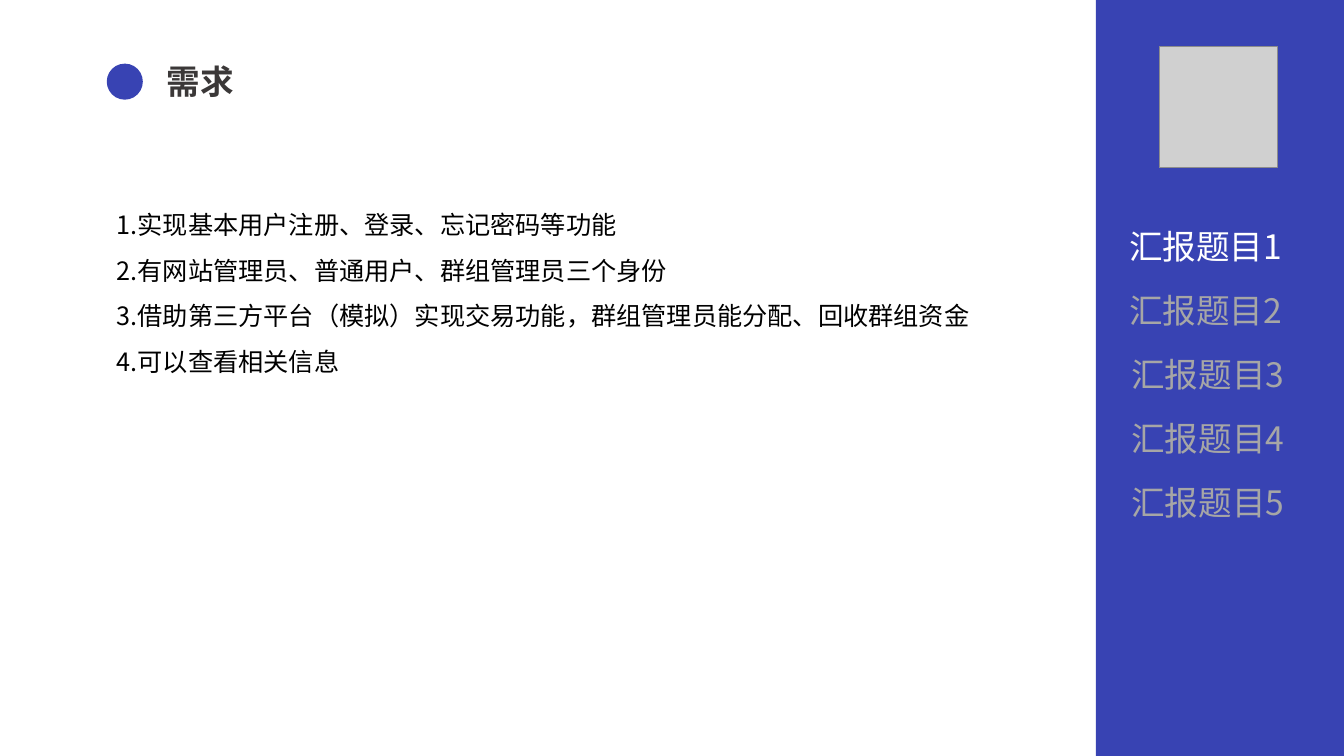
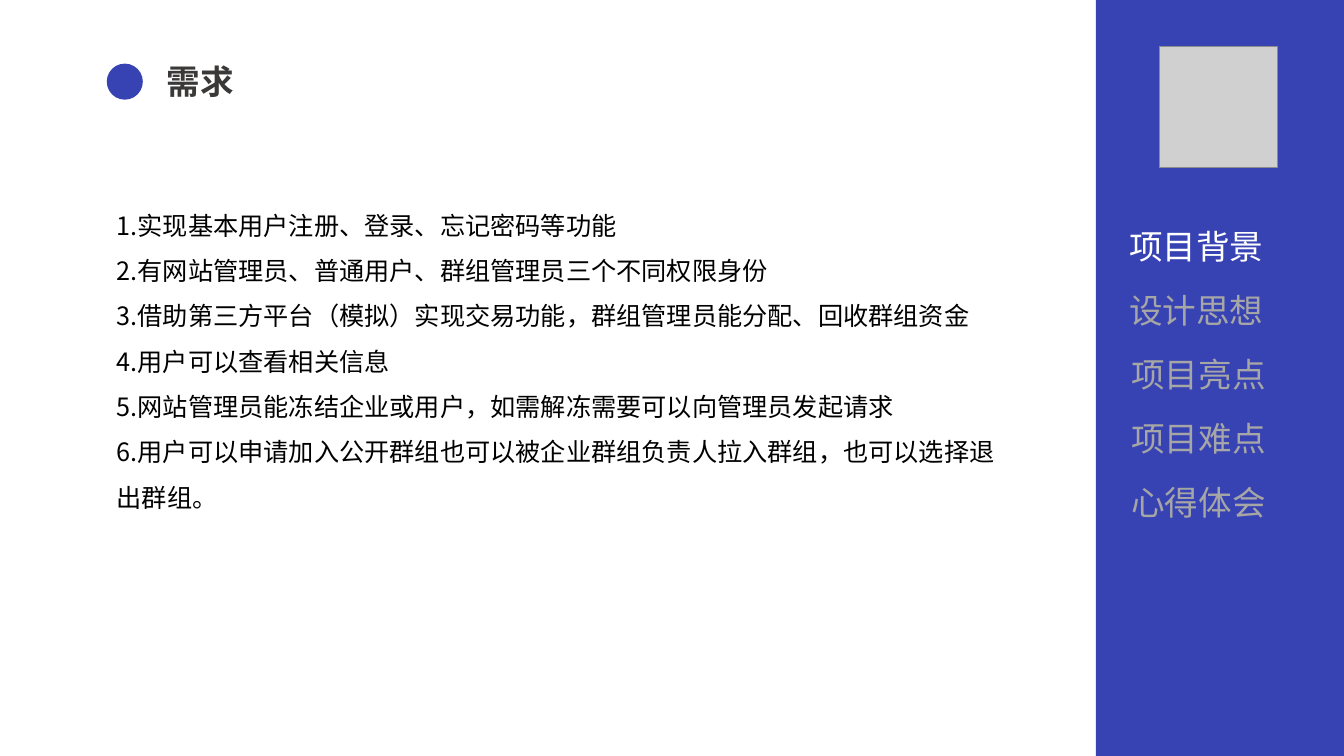
Before and after one commit to fgksking/some-codings, a slide deck: slide 5 of ppt/QG答辩.pptx. Drawn at 1344x756 pixels with LibreOffice and Linux fonts; fonts in the diff are those of the drawing; grey boxes stand for pictures. Boxes give left, top, right and bottom in pixels: in the first picture for what was removed or moved away, otherwise in the second. Text is boxed around its words. In the diff, an @@ line names an element or a change of style, - is before the commit and + after.

```diff
--- a/ppt/QG答辩.pptx
+++ b/ppt/QG答辩.pptx
@@ text at (1129, 230, 1263, 262): text changed @@
-汇报题目1
+项目背景
@@ text at (117, 258, 768, 282): text changed @@
-2.有网站管理员、普通用户、群组管理员三个身份
+2.有网站管理员、普通用户、群组管理员三个不同权限身份
@@ text at (1129, 295, 1263, 326): text changed @@
-汇报题目2
+设计思想
@@ text at (117, 349, 995, 509): text changed @@
-4.可以查看相关信息
+4.用户可以查看相关信息
+5.网站管理员能冻结企业或用户，如需解冻需要可以向管理员发起请求
+6.用户可以申请加入公开群组也可以被企业群组负责人拉入群组，也可以选择退出群组。
@@ text at (1131, 359, 1265, 390): text changed @@
-汇报题目3
+项目亮点
@@ text at (1131, 423, 1265, 454): text changed @@
-汇报题目4
+项目难点
@@ text at (1131, 487, 1265, 518): text changed @@
-汇报题目5
+心得体会
```
Also in this commit, not shown: 10 other slides changed, 4 slides added, 1 slide removed, 4 other files.
